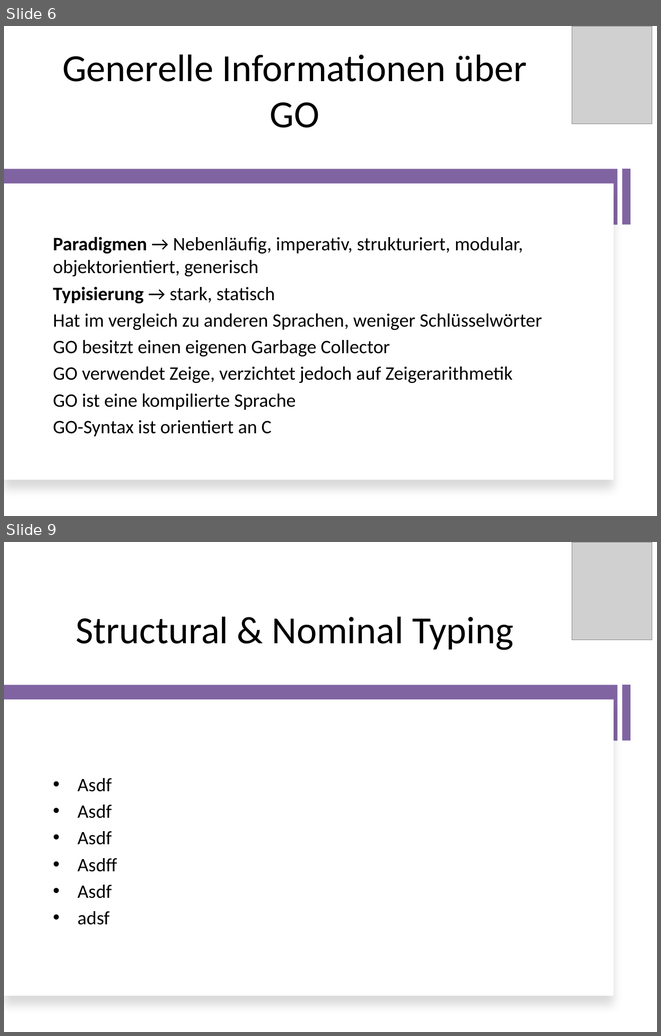
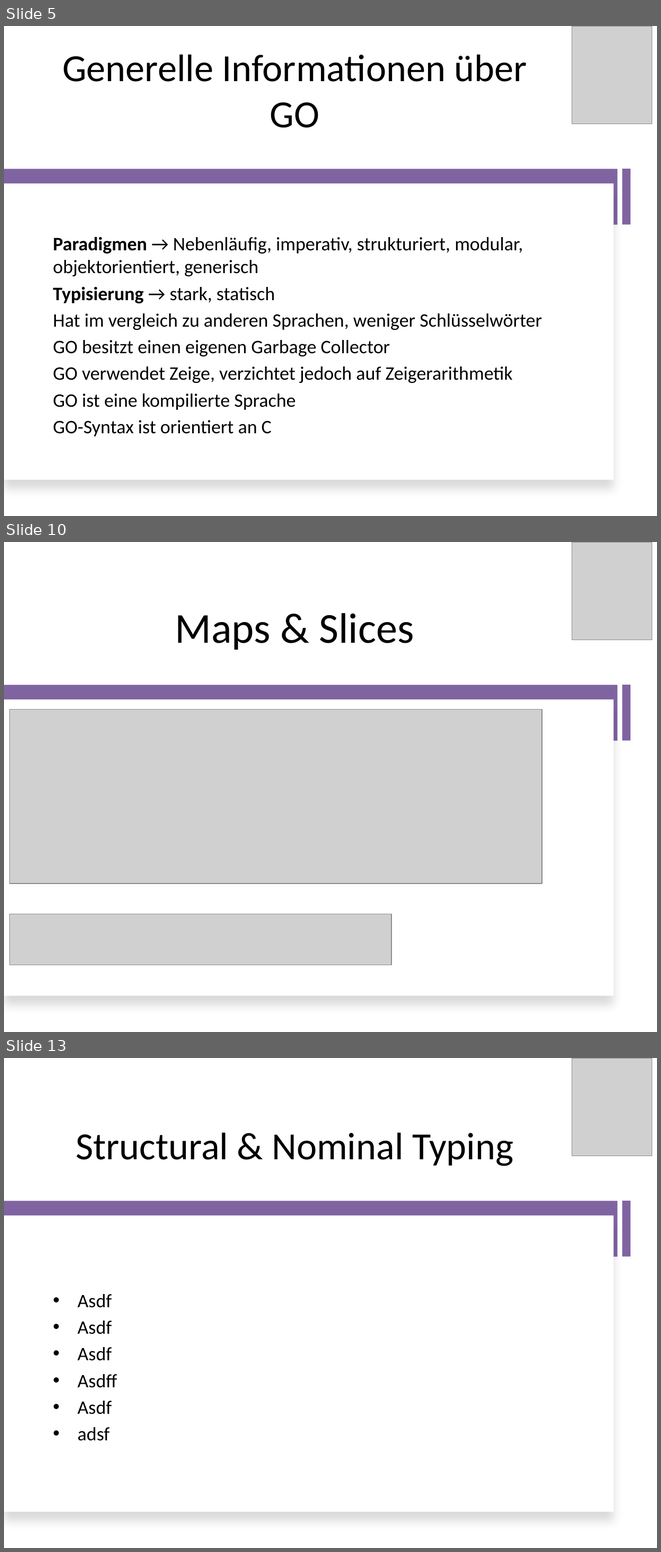
Before and after one commit to RatedNextGen/pcp-go, a slide deck: presentation/GO-Präsi.pptx. Shown one above the other, each under a label of ours: slides 6 and 9 before the commit, slides 5, 10 and 13 after it; the slides between them are not shown. The pictures are 661x1036 and 661x1552 pixels, drawn with LibreOffice and Linux fonts; fonts in the diff are those of the drawing; grey boxes stand for pictures. Boxes give left, top, right and bottom in pixels: in the first picture for what was removed or moved away, otherwise in the second. Text is boxed around its words. In the diff, an @@ line names an element or a change of style, - is before the commit and + after.

Commit message:
adding new stuff to the presentation

```diff
--- a/presentation/GO-Präsi.pptx
+++ b/presentation/GO-Präsi.pptx
@@ slide 10 added at (4,542,657,1032), background #FFFFFF @@
@@ picture added at (572,542,652,640) @@
@@ title added at (175,613,414,650), 47 pt, text #000000 @@
+Maps & Slices
@@ rectangle added at (622,685,630,740), fill #8064A2 @@
@@ rectangle added at (4,685,618,741), fill #8064A2 @@
@@ rectangle added at (4,699,614,996), fill #FFFFFF @@
@@ picture added at (10,709,542,883) @@
@@ picture added at (10,914,392,965) @@
@@ what was slide 6 is now slide 5 @@
@@ what was slide 9 is now slide 13 @@
```
Also in this commit, not shown: 3 slides changed, 3 other slides added.
